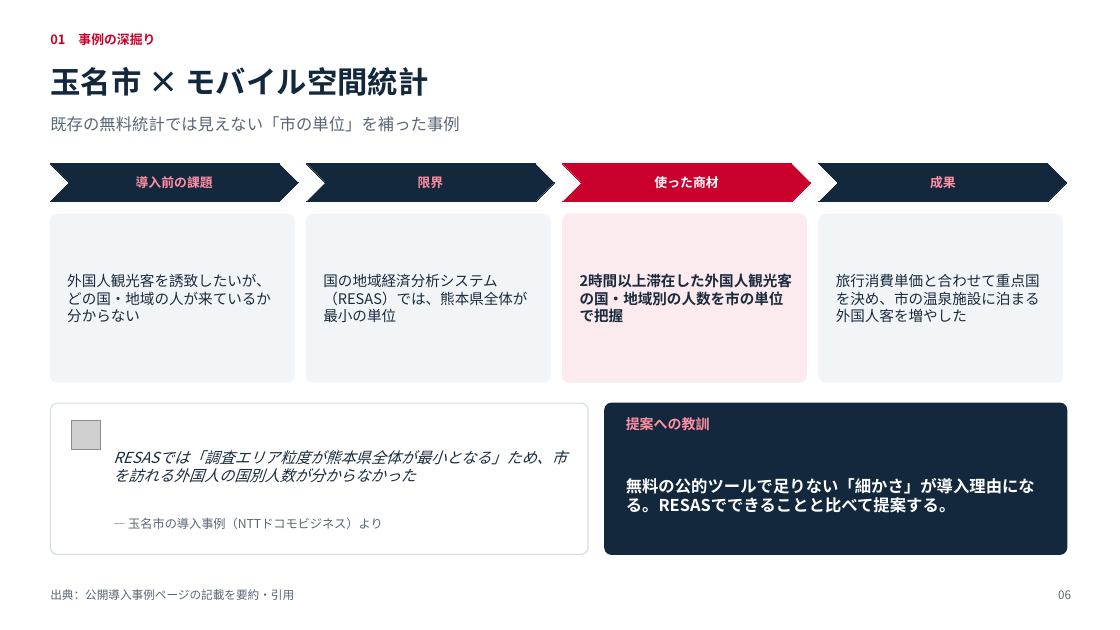
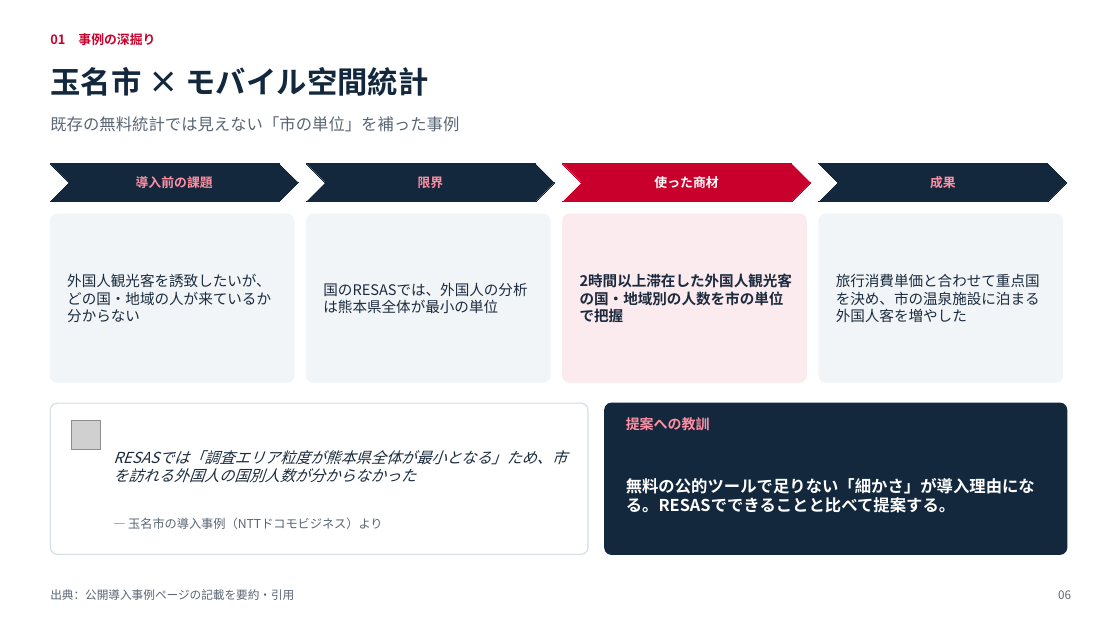
Before and after one commit to ftrugby04-beep/tatsupot, a slide deck: slide 6 of docs/sales/事例調査レポート_提案から契約まで.pptx. Drawn at 1120x630 pixels with LibreOffice and Linux fonts; fonts in the diff are those of the drawing; grey boxes stand for pictures. Boxes give left, top, right and bottom in pixels: in the first picture for what was removed or moved away, otherwise in the second. Text is boxed around its words. In the diff, an @@ line names an element or a change of style, - is before the commit and + after.

```diff
--- a/docs/sales/事例調査レポート_提案から契約まで.pptx
+++ b/docs/sales/事例調査レポート_提案から契約まで.pptx
@@ text at (x1=323, y1=282, x2=527, y2=313): text changed @@
-国の地域経済分析システム（RESAS）では、熊本県全体が最小の単位
+国のRESASでは、外国人の分析は熊本県全体が最小の単位
```
Also in this commit, not shown: 8 other slides changed, 5 other files.
